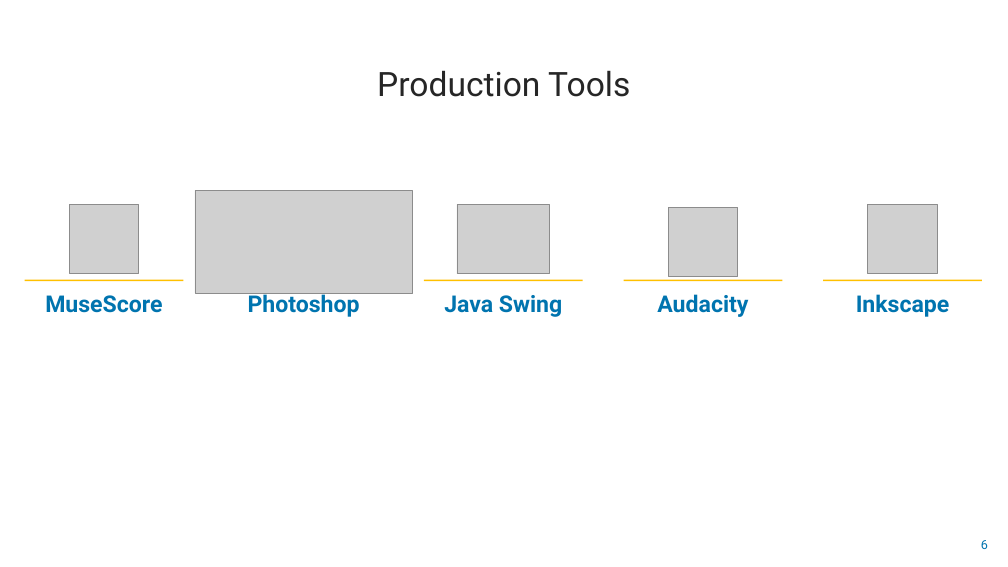
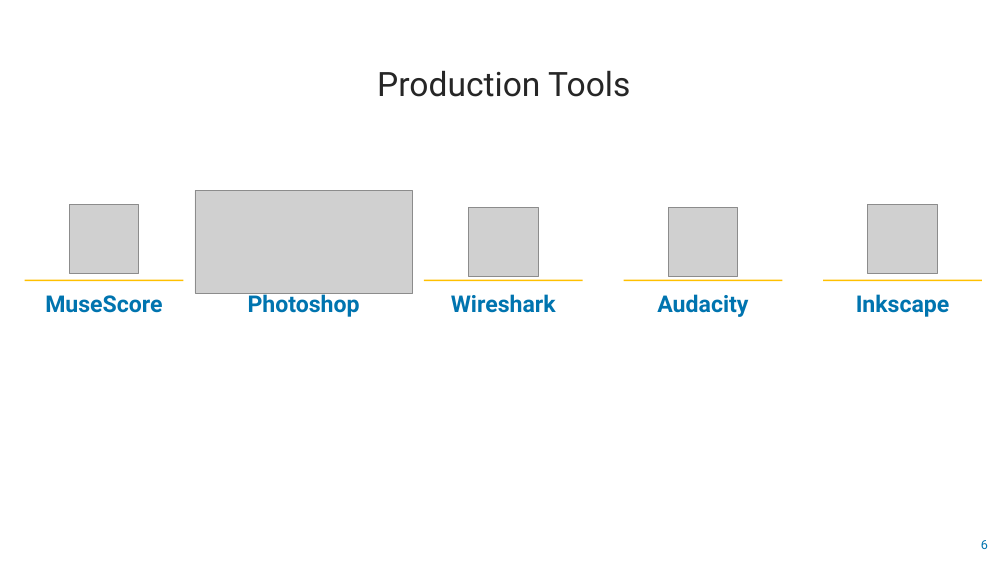
Before and after one commit to junyenle/Moonbase, a slide deck: slide 6 of moonbase_presentation.pptx. Drawn at 1008x567 pixels with LibreOffice and Linux fonts; fonts in the diff are those of the drawing; grey boxes stand for pictures. Boxes give left, top, right and bottom in pixels: in the first picture for what was removed or moved away, otherwise in the second. Text is boxed around its words. In the diff, an @@ line names an element or a change of style, - is before the commit and + after.

```diff
--- a/moonbase_presentation.pptx
+++ b/moonbase_presentation.pptx
@@ picture: place and size @@
-picture at (457, 204, 549, 274)
+picture at (469, 207, 538, 277)
@@ text at (451, 294, 556, 313): text changed @@
-Java Swing
+Wireshark
```
Also in this commit, not shown: 2 other slides changed, 2 other files.
